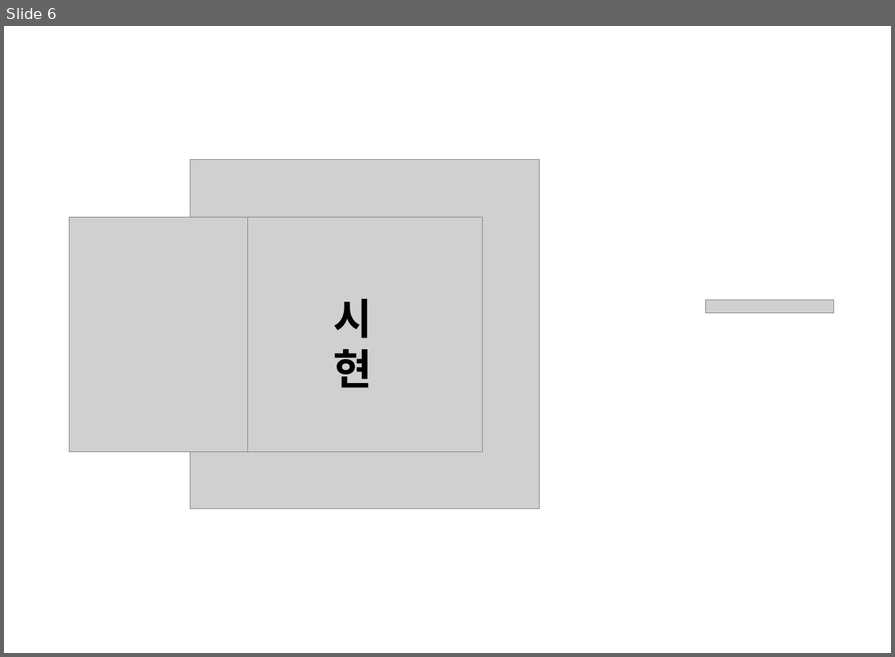
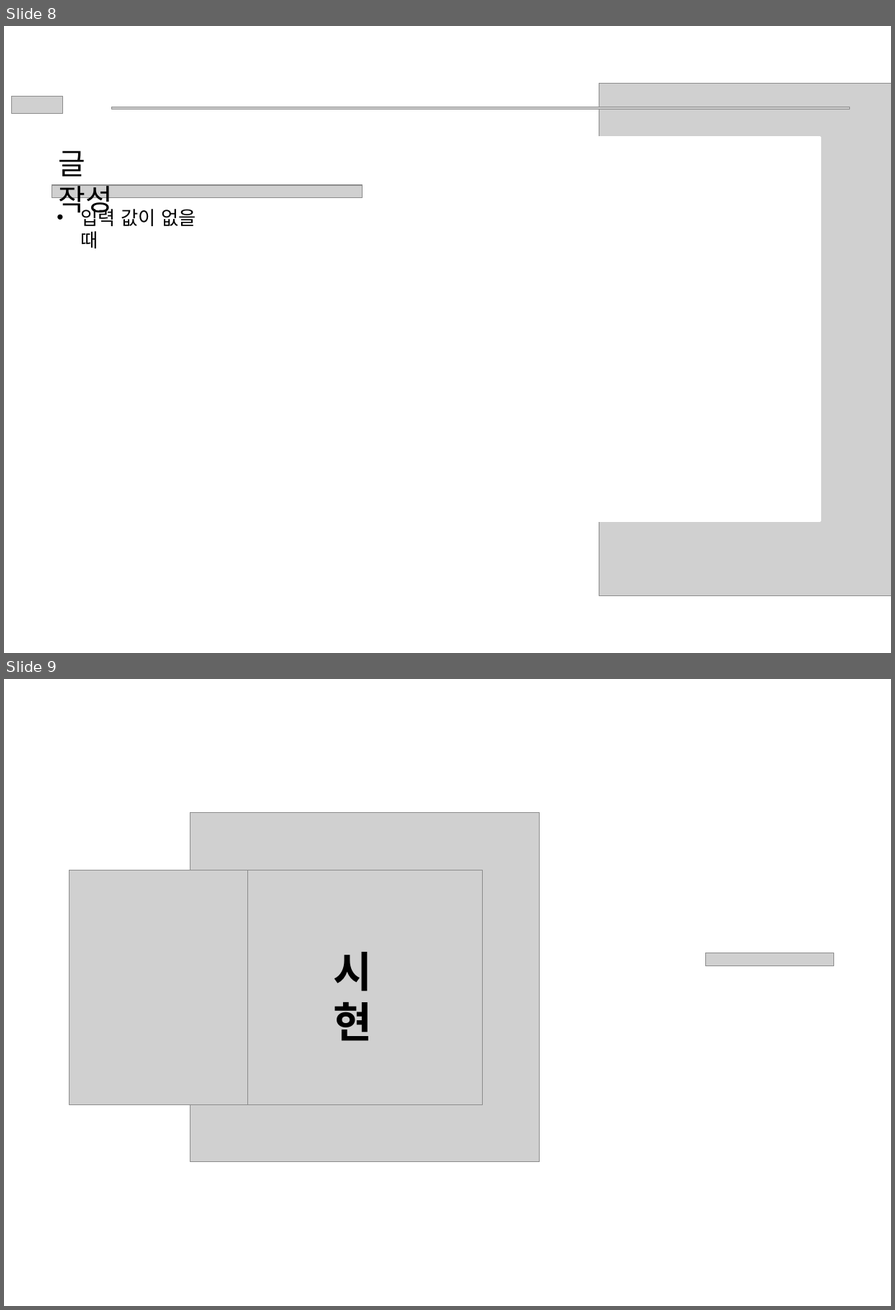
Before and after one commit to nunnunnu/miniProject, a slide deck: ppt/게시판 미니 프로젝트.pptx. Shown one above the other, each under a label of ours: slide 6 before the commit, slides 8 and 9 after it. The pictures are 895x657 and 895x1310 pixels, drawn with LibreOffice and Linux fonts; fonts in the diff are those of the drawing; grey boxes stand for pictures; background and template pictures are left out. Boxes give left, top, right and bottom in pixels: in the first picture for what was removed or moved away, otherwise in the second. Text is boxed around its words. In the diff, an @@ line names an element or a change of style, - is before the commit and + after.

```diff
--- a/ppt/게시판 미니 프로젝트.pptx
+++ b/ppt/게시판 미니 프로젝트.pptx
@@ slide 8 added at [4, 26, 891, 653], background #FFFFFF @@
@@ picture added at [599, 83, 891, 596] @@
@@ picture added at [12, 96, 62, 113] @@
@@ picture added at [112, 107, 849, 110] @@
@@ text added at [59, 151, 113, 218], 28 pt, text #000000 @@
+글 작성
@@ rectangle added at [81, 138, 820, 521], fill #FFFFFF, outline #FFFFFF 2 pt @@
@@ picture added at [52, 185, 362, 198] @@
@@ text added at [80, 205, 196, 248], 18 pt, text #000000 @@
+• 입력 값이 없을 때
@@ what was slide 6 is now slide 9 @@
```
Also in this commit, not shown: 1 slide changed, 2 other slides added, 1 slide removed.
